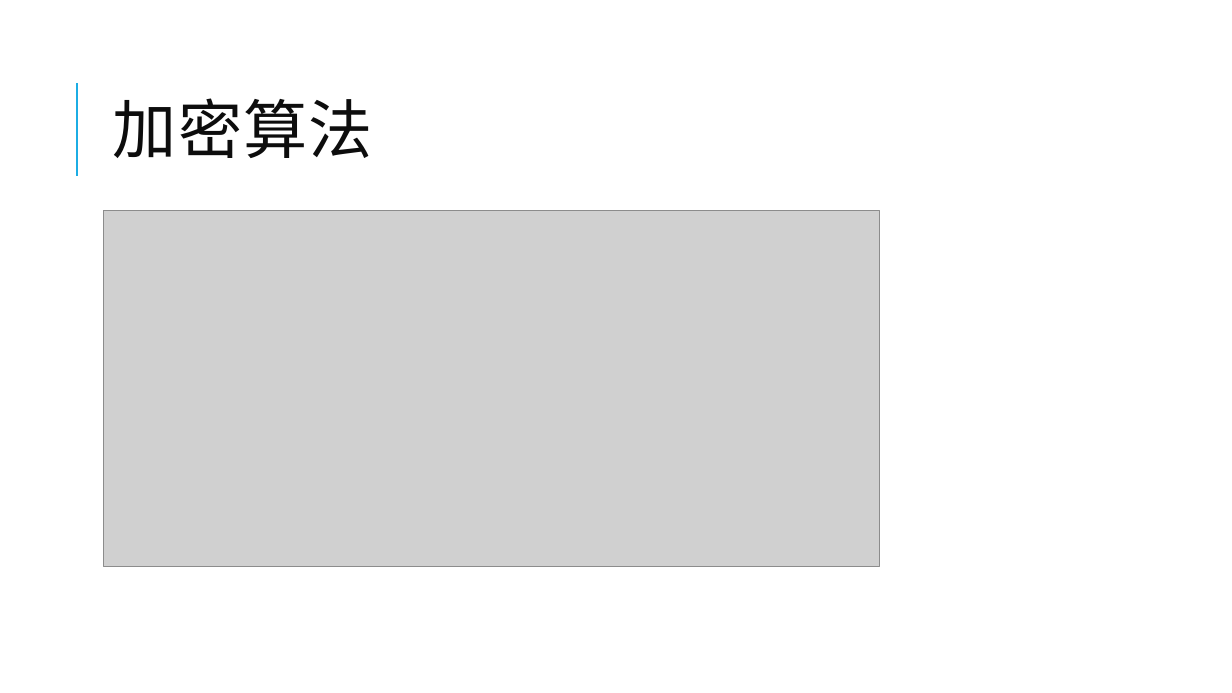
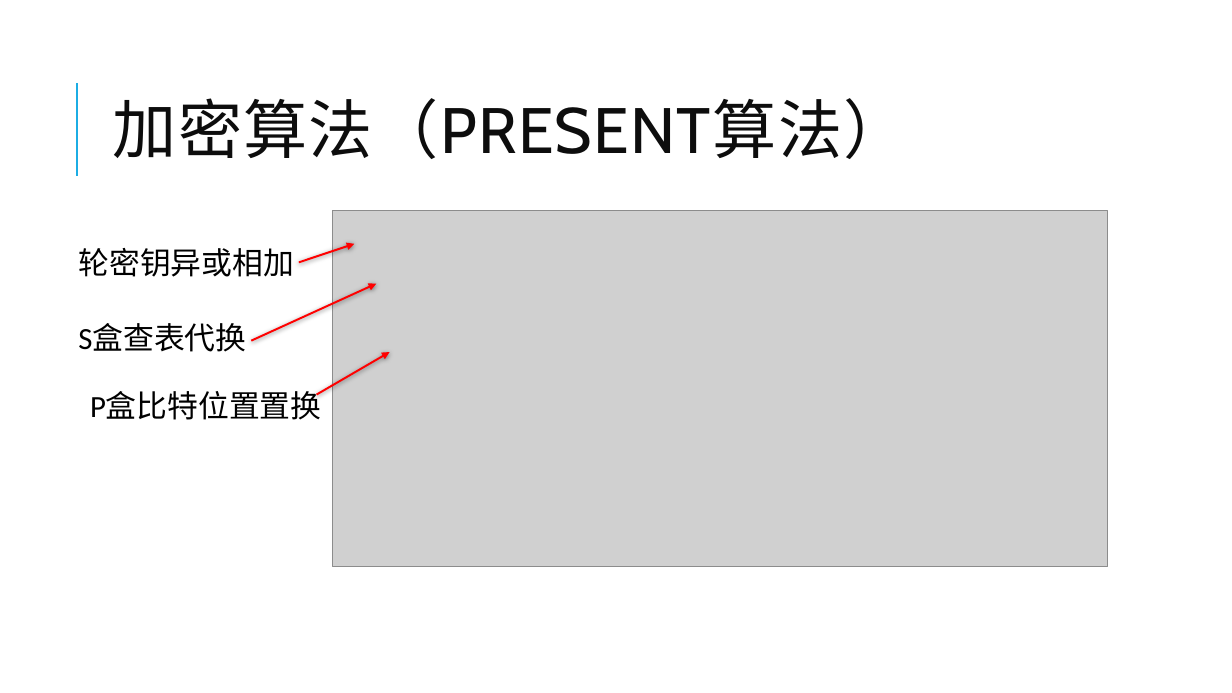
Before and after one commit to yberlin/hello-world, a slide deck: slide 18 of 数电/代数解析器与其密码学领域的应用.pptx (slide 17 before the commit). Drawn at 1232x693 pixels with LibreOffice and Linux fonts; fonts in the diff are those of the drawing; grey boxes stand for pictures. Boxes give left, top, right and bottom in pixels: in the first picture for what was removed or moved away, otherwise in the second. Text is boxed around its words. In the diff, an @@ line names an element or a change of style, - is before the commit and + after.

```diff
--- a/数电/代数解析器与其密码学领域的应用.pptx
+++ b/数电/代数解析器与其密码学领域的应用.pptx
@@ title at bbox=[113, 98, 908, 159]: text changed @@
-加密算法
+加密算法（PRESENT算法）
@@ picture: place and size @@
-picture at bbox=[104, 211, 880, 567]
+picture at bbox=[332, 211, 1108, 567]
@@ text added at bbox=[78, 248, 294, 277], 24 pt, text #000000 @@
+轮密钥异或相加
@@ arrow added from (299, 262) to (355, 244), #FF0000 1.5 pt @@
@@ arrow added from (251, 341) to (376, 284), #FF0000 1.5 pt @@
@@ text added at bbox=[78, 323, 246, 352], 24 pt, text #000000 @@
+S盒查表代换
@@ arrow added from (317, 395) to (390, 352), #FF0000 1.5 pt @@
@@ text added at bbox=[90, 391, 322, 420], 24 pt, text #000000 @@
+P盒比特位置置换
```
Also in this commit, not shown: 6 other slides changed, 14 slides added, 1 slide removed.
